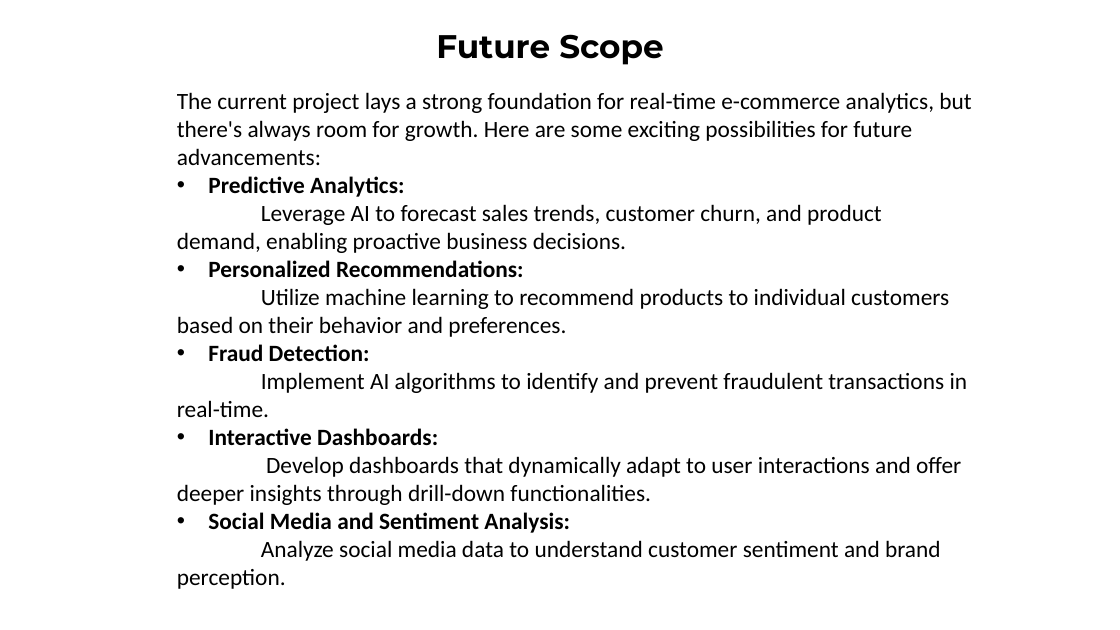
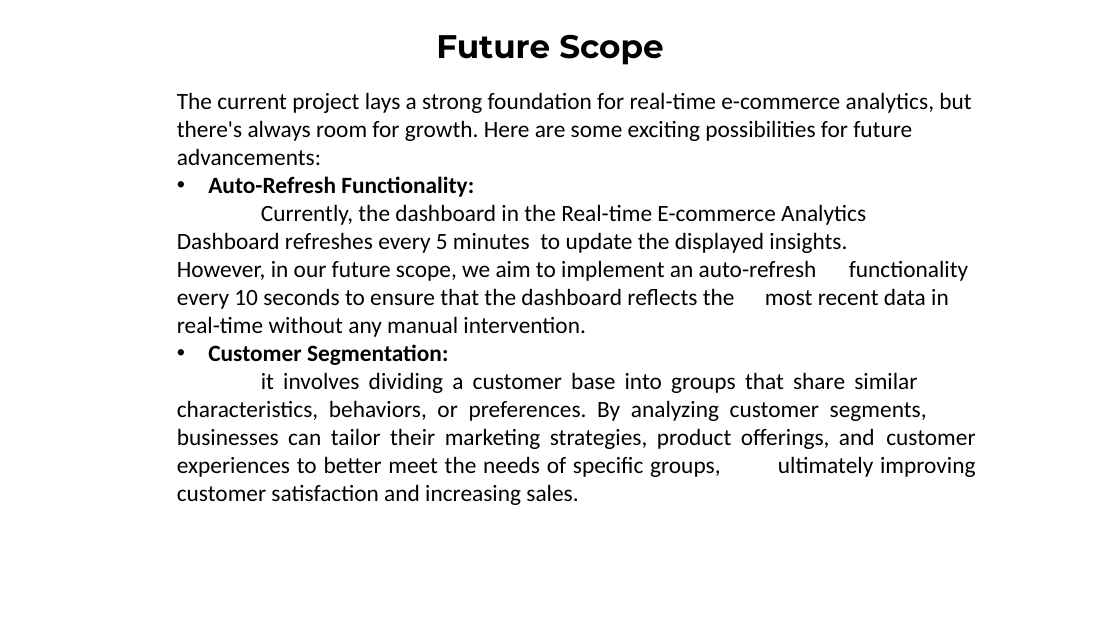
Before and after one commit to rushi0611/Real-Time-E-Commerce-Dashboard, a slide deck: slide 11 of Revised_Project_PPT.pptx (slide 9 before the commit). Drawn at 1120x630 pixels with LibreOffice and Linux fonts; fonts in the diff are those of the drawing. Boxes give left, top, right and bottom in pixels: in the first picture for what was removed or moved away, otherwise in the second. Text is boxed around its words. In the diff, an @@ line names an element or a change of style, - is before the commit and + after.

```diff
--- a/Revised_Project_PPT.pptx
+++ b/Revised_Project_PPT.pptx
@@ text at (x1=177, y1=176, x2=975, y2=505): text changed @@
-• Predictive Analytics:
-Leverage AI to forecast sales trends, customer churn, and product demand, enabling proactive business decisions.
-• Personalized Recommendations:
-Utilize machine learning to recommend products to individual customers based on their behavior and preferences.
-• Fraud Detection:
-Implement AI algorithms to identify and prevent fraudulent transactions in real-time.
-• Interactive Dashboards:
-Develop dashboards that dynamically adapt to user interactions and offer deeper insights through drill-down functionalities.
-• Social Media and Sentiment Analysis:
-Analyze social media data to understand customer sentiment and brand perception.
+• Auto-Refresh Functionality:
+Currently, the dashboard in the Real-time E-commerce Analytics Dashboard refreshes every 5 minutes to update the displayed insights. However, in our future scope, we aim to implement an auto-refresh functionality every 10 seconds to ensure that the dashboard reflects the most recent data in real-time without any manual intervention.
+• Customer Segmentation:
+it involves dividing a customer base into groups that share similar characteristics, behaviors, or preferences. By analyzing customer segments, businesses can tailor their marketing strategies, product offerings, and customer experiences to better meet the needs of specific groups, ultimately improving customer satisfaction and increasing sales.
```
Also in this commit, not shown: 4 other slides changed, 7 slides added, 5 slides removed.
